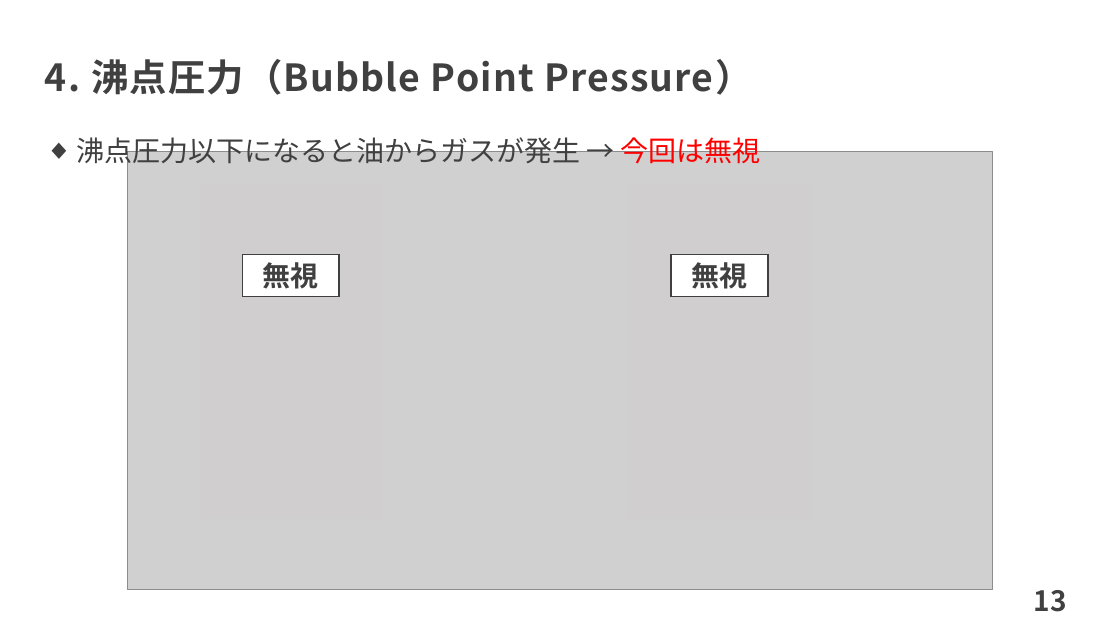
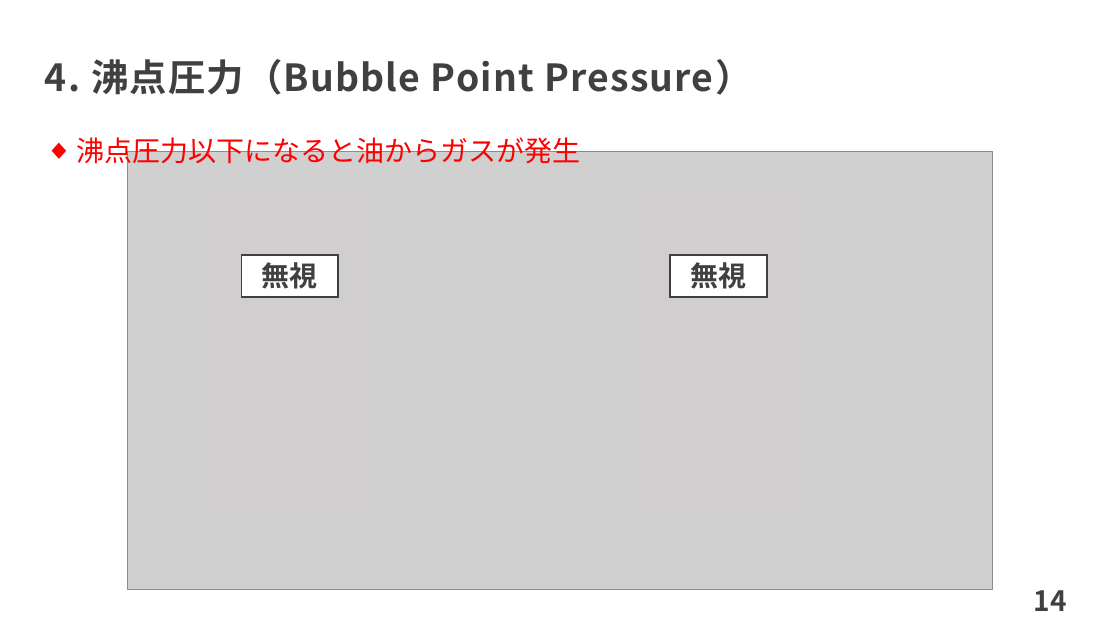
Before and after one commit to te288/intro_to_NA2022, a slide deck: slide 15 of Intro2ResSim/WaterOil2PhaseFlow.pptx (slide 14 before the commit). Drawn at 1120x630 pixels with LibreOffice and Linux fonts; fonts in the diff are those of the drawing; grey boxes stand for pictures. Boxes give left, top, right and bottom in pixels: in the first picture for what was removed or moved away, otherwise in the second. Text is boxed around its words. In the diff, an @@ line names an element or a change of style, - is before the commit and + after.

```diff
--- a/Intro2ResSim/WaterOil2PhaseFlow.pptx
+++ b/Intro2ResSim/WaterOil2PhaseFlow.pptx
@@ text at [76,133,580,169]: text changed; text colour #404040 to #FF0000 @@
-◆ 沸点圧力以下になると油からガスが発生 → 今回は無視
+◆ 沸点圧力以下になると油からガスが発生
@@ page number at [1034,590,1067,611]: text changed @@
-13
+14
```
Also in this commit, not shown: 2 other slides changed, 1 slide added, 14 other files.
